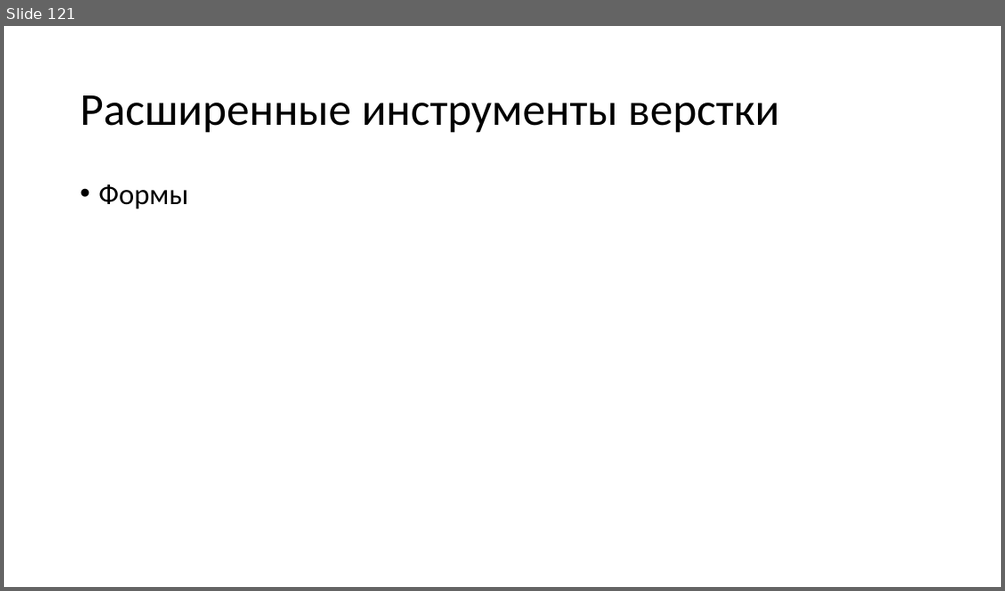
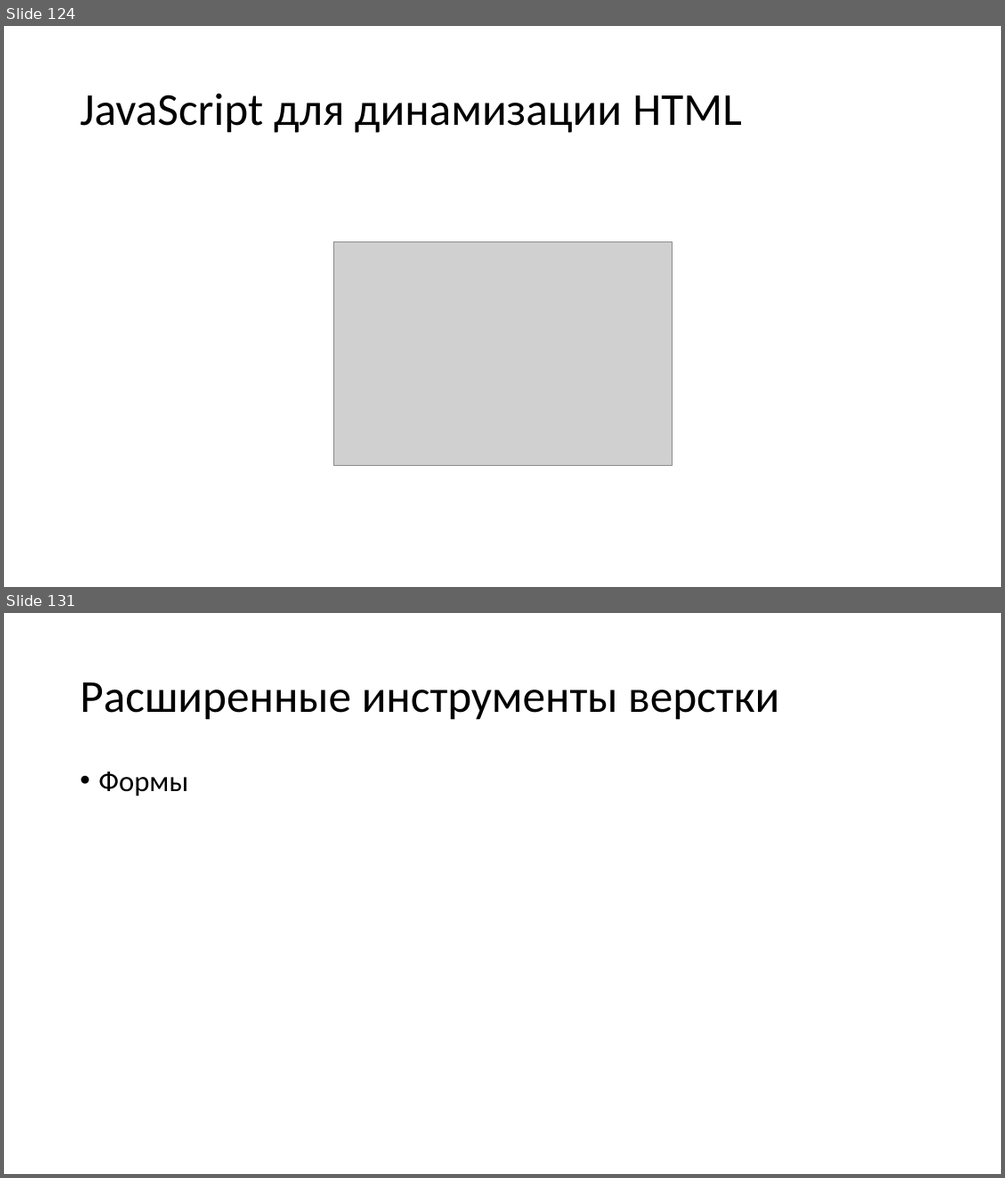
Before and after one commit to heymynameis/web-development, a slide deck: Лекции web.pptx. Shown one above the other, each under a label of ours: slide 121 before the commit, slides 124 and 131 after it; the slides between them are not shown. The pictures are 1005x591 and 1005x1178 pixels, drawn with LibreOffice and Linux fonts; fonts in the diff are those of the drawing; grey boxes stand for pictures. Boxes give left, top, right and bottom in pixels: in the first picture for what was removed or moved away, otherwise in the second. Text is boxed around its words. In the diff, an @@ line names an element or a change of style, - is before the commit and + after.

```diff
--- a/Лекции web.pptx
+++ b/Лекции web.pptx
@@ slide 124 added at [4, 26, 1001, 587], background #FFFFFF @@
@@ title added at [80, 93, 741, 133], 44 pt, text #000000 @@
+JavaScript для динамизации HTML
@@ picture added at [333, 241, 671, 465] @@
@@ what was slide 121 is now slide 131 @@
```
Also in this commit, not shown: 9 other slides added, 1 other file.
